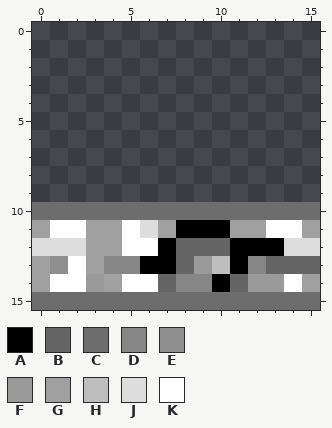
File history of a pixel-art file, Assets/Sprites/Game/Floors/Tile_Wall_School_Top_B.aseprite. This is how it looked before the edit.
16x16 pixels, 1 frame. Colours within 5 levels of each other are drawn and written as one.
Palette (. is transparent): A #000000  B #656565  C #6d6d6d  D #868686  E #8e8e8e  F #9a9a9a  G #a0a0a0  H #bebebe  J #dddddd  K #ffffff
Pixels before, first column x 0:
10 CCCCCCCCCCCCCCCC
11 GKKGGKJGAAAGGKKG
12 JJJGGKKABBBAAAJJ
13 GEKGDDAABFHADBBB
14 GKKFGKKBDDABFFKG
15 CCCCCCCCCCCCCCCC
After:
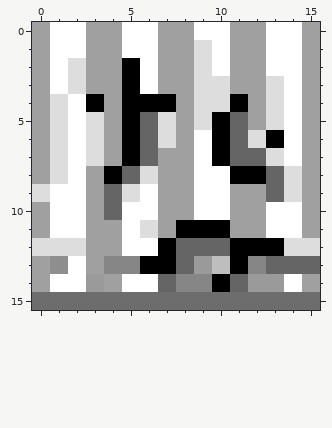
The exact change:
y 0: x 0..15 ................ -> GKKGGKKGGKKGGKKG
y 1: x 0..15 ................ -> GKKGGKKGGJKGGKKG
y 2: x 0..15 ................ -> GKJGGAKGGJKGGKKG
y 3: x 0..15 ................ -> GKJGGAKGGJJGGJKG
y 4: x 0..15 ................ -> GJKAGAAAGJJAGJKG
y 5: x 0..15 ................ -> GJKJGABJGJABGJKG
y 6: x 0..15 ................ -> GJKJGABJGKABJAKG
y 7: x 0..15 ................ -> GJKJGABGGKABBJKG
y 8: x 0..15 ................ -> GJKGABJGGKKAABJG
y 9: x 0..15 ................ -> JKKGBJKGGKKGGBJG
y 10: x 0..15 CCCCCCCCCCCCCCCC -> GKKGBKKGGKKGGKKG
Pixel boxes of the changes (left, top, right, bottom) in both pictures:
changed: (32, 22, 320, 220)
